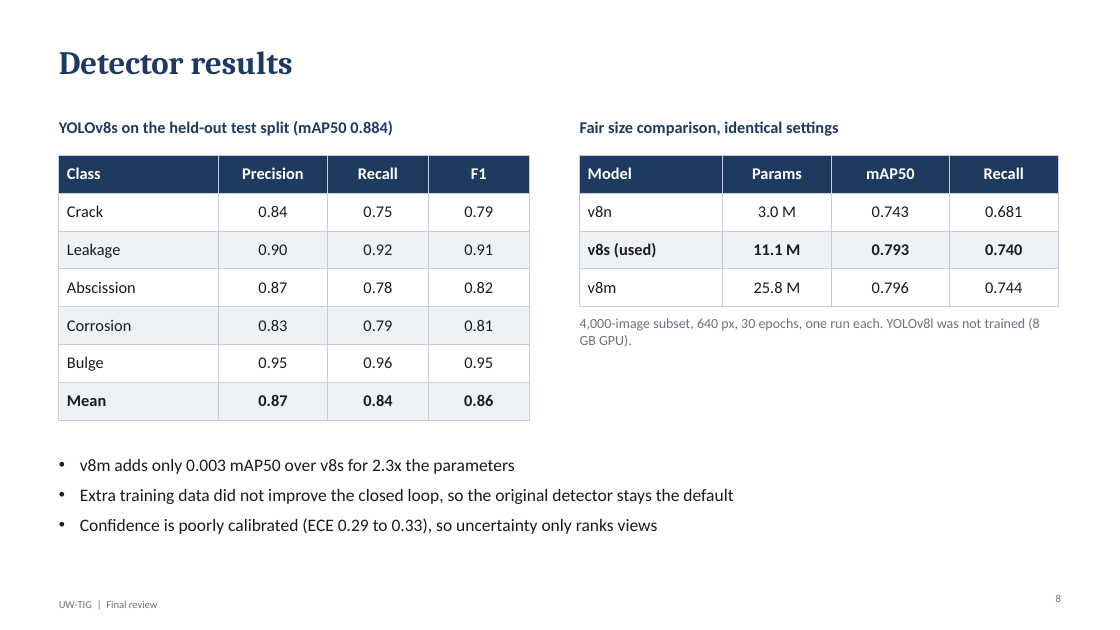
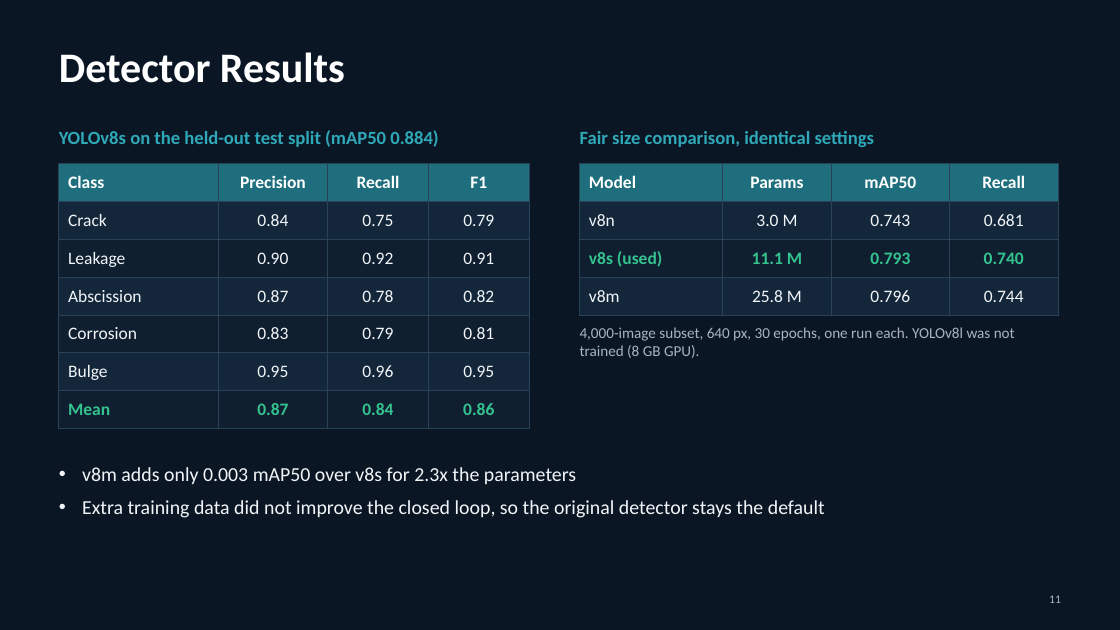
Before and after one commit to DrNeel11/project_work_1, a slide deck: slide 11 of drone-sim-today/UW-TIG_Review_Deck.pptx (slide 8 before the commit). Drawn at 1120x630 pixels with LibreOffice and Linux fonts; fonts in the diff are those of the drawing. Boxes give left, top, right and bottom in pixels: in the first picture for what was removed or moved away, otherwise in the second. Text is boxed around its words. In the diff, an @@ line names an element or a change of style, - is before the commit and + after.

```diff
--- a/drone-sim-today/UW-TIG_Review_Deck.pptx
+++ b/drone-sim-today/UW-TIG_Review_Deck.pptx
@@ background #FFFFFF to #0B1624 @@
@@ title at [59,52,345,83]: text changed; size 28 to 36 pt; font Cambria to Calibri; text colour #1F3A5F to #FFFFFF @@
-Detector results
+Detector Results
@@ text "YOLOv8s on the held-out test ..." at [59,130,438,147]: size 14 to 16 pt, text colour #1F3A5F to #2FA8B8 @@
@@ text "Fair size comparison, identical settings" at [580,131,875,147]: size 14 to 16 pt, text colour #1F3A5F to #2FA8B8 @@
@@ table at [59,164,529,419] @@
@@ fill #1F3A5F to #1E6E7E in row 1 @@
@@ fill #FFFFFF to #13263A in 12 cells @@
@@ fill #EEF1F5 to #0F1F30 in 12 cells @@
@@ size 14 to 15 pt @@
@@ text colour #1B1B1B to #F2F5F8 in "Crack", "0.84", "0.75", "0.79" and 16 more places @@
@@ text colour #1B1B1B to #34C38F in "Mean", "0.87", "0.84", "0.86" @@
@@ borders changed @@
@@ table at [580,164,1059,306] @@
@@ fill #1F3A5F to #1E6E7E in row 1 @@
@@ fill #FFFFFF to #13263A in 8 cells @@
@@ fill #EEF1F5 to #0F1F30 in row 3 @@
@@ size 14 to 15 pt @@
@@ text colour #1B1B1B to #F2F5F8 in "v8n", "3.0 M", "0.743", "0.681" and 4 more places @@
@@ text colour #1B1B1B to #34C38F in "v8s (used)", "11.1 M", "0.793", "0.740" @@
@@ borders changed @@
@@ 3 texts, 2 tables: place and size @@
-3 texts, 2 tables at [59,121,1059,410]
+3 texts, 2 tables at [59,130,1059,419]
@@ text "4,000-image subset, 640 px, 30 ..." at [580,327,1015,358]: size 12 to 13 pt, text colour #6B7280 to #A9B4C0 @@
@@ text "v8m adds only 0.003 mAP50 ...": place and size @@
-text "v8m adds only 0.003 mAP50 ..." at [80,459,733,534]
+text "v8m adds only 0.003 mAP50 ..." at [82,467,825,518]
@@ text "v8m adds only 0.003 mAP50 ..." at [82,467,825,518]: size 15 to 17 pt, text colour #1B1B1B to #F2F5F8; indent changed @@
@@ text at [80,518,658,534]: paragraph removed @@
-• Confidence is poorly calibrated (ECE 0.29 to 0.33), so uncertainty only ranks views
@@ text at [1049,595,1061,603]: text changed; size 9 to 10 pt; text colour #6B7280 to #A9B4C0 @@
-8
+11
@@ text removed at [59,601,158,608] @@
-UW-TIG | Final review
```
Also in this commit, not shown: 9 other slides changed, 3 slides added, 3 slides removed, 1 other file.
